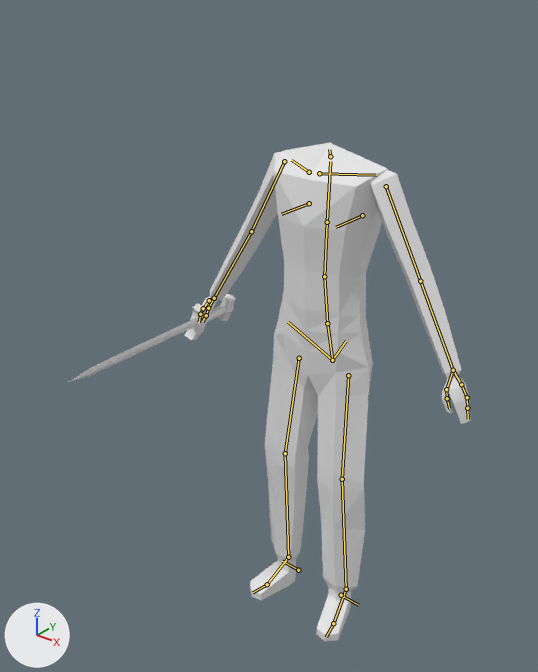
What one commit did to the Blender file salemstalker/Assets/3D/charatermodel/maincharacterblank.blend.
The view is the same before and after, from a 50 mm camera at (1.169, -1.725, 2.06) aimed at (-0.081, -0.162, 1.091). Lighting does not change. The marker at lower left points along +X, +Y and +Z. The first picture is the older version. The bones that change, and the others that lie on the model, are drawn over the model as lines.
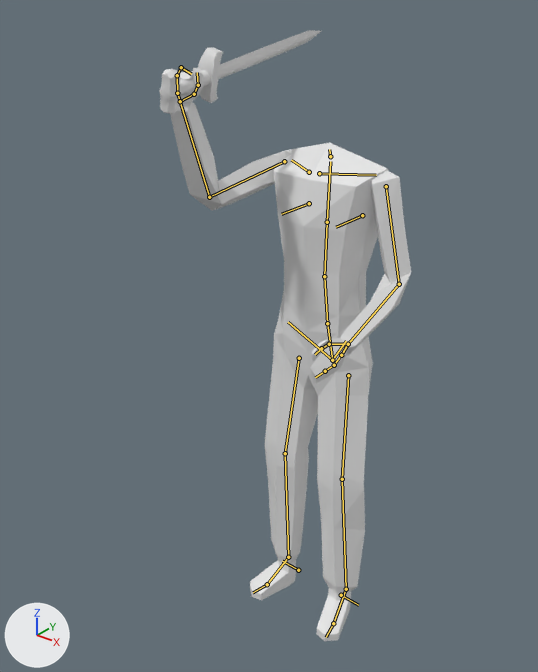
The newer file adds an action. The first version stands in its rest pose; the second is drawn at frame 5 of the action 'hilt_hit'.

Location of each change, (x1, y1, x2, y2) in pixels of the pictures (538 x 672 px):
'Cube.002', posed (10% narrower, 16% taller): before (202, 152, 470, 424); after (170, 68, 411, 384)
'Cylinder', posed: before (69, 294, 236, 382); after (159, 30, 321, 113)
bone 'upper_arm.L', root to tip: before (386, 186) to (420, 281); after (386, 186) to (399, 284)
bone 'forearm.L', root to tip: before (420, 281) to (453, 370); after (399, 284) to (348, 344)
bone 'upper_arm.R', root to tip: before (284, 161) to (251, 231); after (284, 161) to (209, 197)
bone 'forearm.R', root to tip: before (251, 231) to (214, 298); after (209, 197) to (180, 101)
bone 'hand.R', root to tip: before (214, 298) to (209, 300); after (180, 101) to (177, 93)
bone 'hand.R.003', root to tip: before (209, 300) to (203, 308); after (177, 93) to (177, 75)
bone 'hand.R.002', root to tip: before (203, 308) to (200, 314); after (177, 75) to (181, 67)
bone 'hand.R.001', root to tip: before (200, 314) to (199, 322); after (181, 67) to (191, 74)
bone 'forearm.R.001', root to tip: before (214, 298) to (208, 308); after (180, 101) to (194, 94)

The edits, one by one:
Bone 'upper_arm.L' (bone_upper_arm_l) turns from (0, 0, 0) to (-2, 0, -15) degrees about its own x, y and z.
Bone 'forearm.L' (bone_forearm_l) turns from (0, 0, 0) to (62, 8, -15) degrees about its own x, y and z.
Bone 'upper_arm.R' (bone_upper_arm_r) turns from (0, 0, 0) to (70, 8, 19) degrees about its own x, y and z.
Bone 'forearm.R' (bone_forearm_r) turns from (0, 0, 0) to (79, -3, 1) degrees about its own x, y and z.
Bone 'hand.R' (bone_hand_r) turns from (0, 0, 0) to (11, 5, -22) degrees about its own x, y and z.
Bone 'hand.R.003' (bone_hand_r_003) moves from (0.0, 0.0, 0.0) to (-0.004, 0.0, 0.001).
Bone 'hand.R.003' (bone_hand_r_003) turns from (0, 0, 0) to (6, 29, 22) degrees about its own x, y and z.
Bone 'hand.R.002' (bone_hand_r_002) turns from (0, 0, 0) to (-7, 4, 22) degrees about its own x, y and z.
Bone 'hand.R.001' (bone_hand_r_001) turns from (0, 0, 0) to (0, 4, 66) degrees about its own x, y and z.
Bone 'forearm.R.001' (bone_forearm_r_001) moves from (0.0, 0.0, 0.0) to (0.003, -0.003, 0.001).
Bone 'forearm.R.001' (bone_forearm_r_001) turns from (0, 0, 0) to (11, -15, 8) degrees about its own x, y and z.
